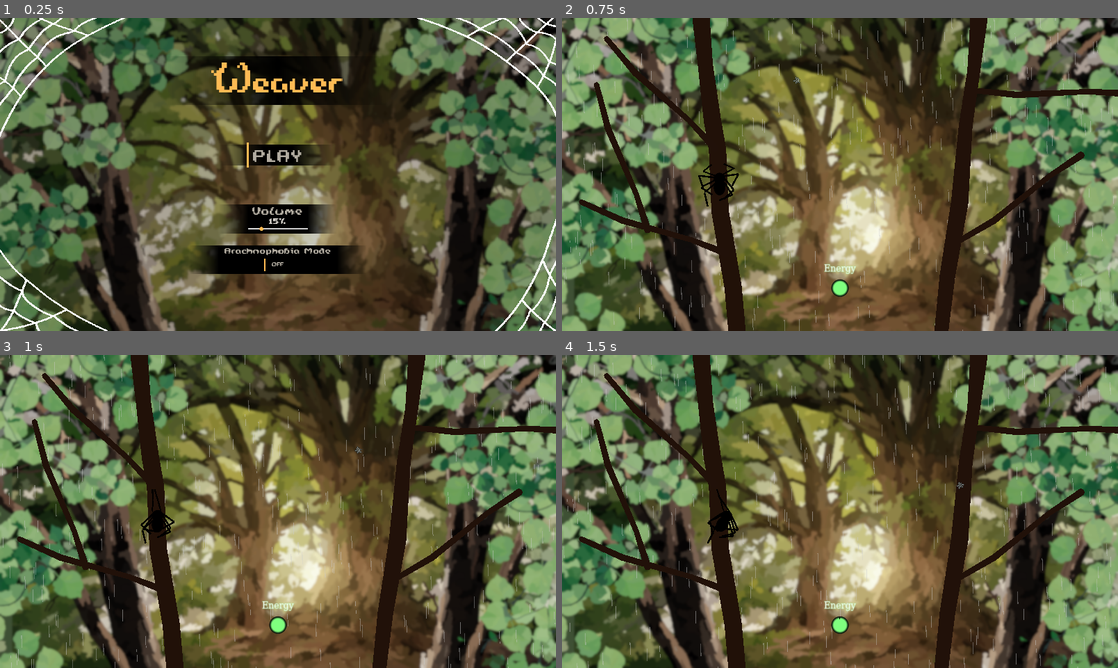
Above: before the commit, frames 1-4 (two rows, left to right).
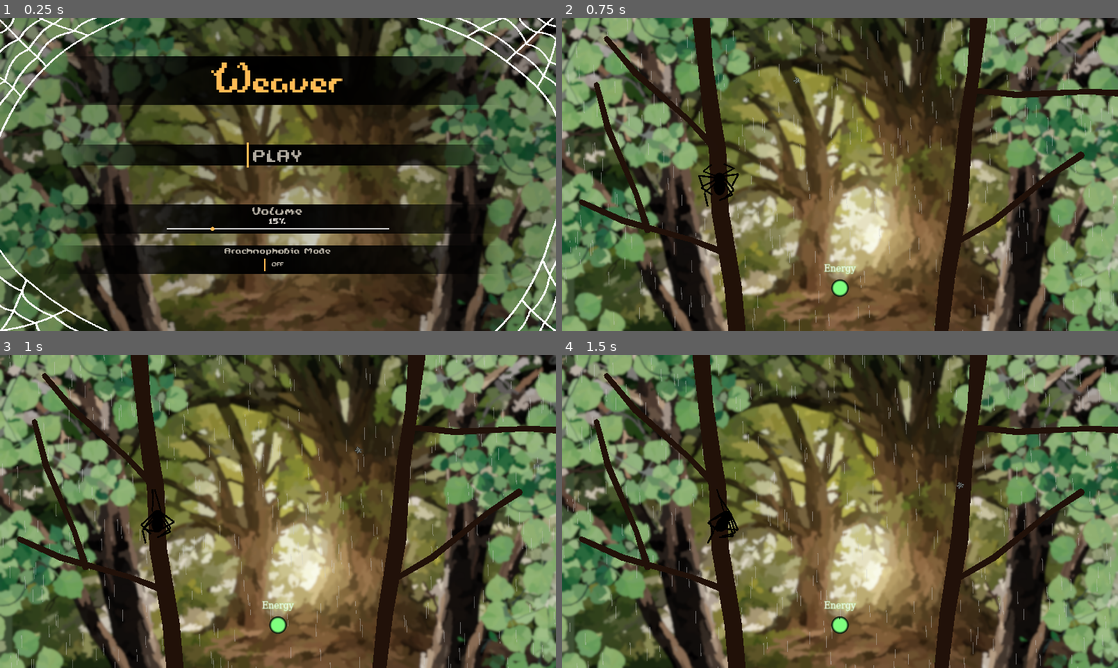
Above: after the commit, the same moments.

Repository: InRe-Dan/ld56
Game: Godot game, scene res://menus/main_menu.tscn
Same seed, same stepped clock (60 frames per second), same inputs: the game is played once before the commit and once after it. The engine's default icon, where the game draws it, is replaced by a stand-in: a white triangle on a blue panel in a dark square.
Inputs (mouse positions are in pixels of both pictures, inside the frame that each line leads up to):
- Up to frame 1 (0.25 s): no input
- Up to frame 2 (0.75 s): click "PLAY" at 0.5 s
- Up to frame 3 (1 s): no input
- Up to frame 4 (1.5 s): move the mouse to (962, 495) at 1.27 s; hold D (move_right) from 1.28 s (still down); hold Right mouse button (destroy_web) from 1.28 s (still down)

The runs differ from the first frame. In frame 1, 18% of the frame differs, in the area x 12-88%, y 12-82%; in frame 2, nothing differs; in frame 3, nothing differs; in frame 4, nothing differs.

Commit message:
Menu tweaks

Diff:
--- a/menus/main_menu.tscn
+++ b/menus/main_menu.tscn
@@ -9,21 +9,13 @@
 [ext_resource type="FontFile" uid="uid://cirh71bjgndnf" path="res://resources/theme/fonts/NotJamScrawl9.ttf" id="5_nf1vp"]
 
 [sub_resource type="Gradient" id="Gradient_23x0y"]
-offsets = PackedFloat32Array(0.3, 0.5, 0.7)
-colors = PackedColorArray(0, 0, 0, 0, 0, 0, 0, 1, 0, 0, 0, 0)
+offsets = PackedFloat32Array(0.1, 0.166667, 0.333333, 0.5, 0.666667, 0.833333, 0.9)
+colors = PackedColorArray(0, 0, 0, 0, 0, 0, 0, 0.5, 0, 0, 0, 0.875, 0, 0, 0, 1, 0, 0, 0, 0.875, 0, 0, 0, 0.5, 0, 0, 0, 0)
 metadata/_snap_enabled = true
+metadata/_snap_count = 12
 
 [sub_resource type="GradientTexture1D" id="GradientTexture1D_wu63y"]
 gradient = SubResource("Gradient_23x0y")
-width = 512
-
-[sub_resource type="Gradient" id="Gradient_dric6"]
-offsets = PackedFloat32Array(0.1, 0.4, 0.6, 0.9)
-colors = PackedColorArray(0, 0, 0, 0, 0, 0, 0, 1, 0, 0, 0, 1, 0, 0, 0, 0)
-metadata/_snap_enabled = true
-
-[sub_resource type="GradientTexture1D" id="GradientTexture1D_huigv"]
-gradient = SubResource("Gradient_dric6")
 width = 512
 
 [sub_resource type="StyleBoxLine" id="StyleBoxLine_syjvi"]
@@ -53,15 +45,6 @@
 thickness = 6
 vertical = true
 
-[sub_resource type="Gradient" id="Gradient_qqoqr"]
-offsets = PackedFloat32Array(0.1, 0.3, 0.7, 0.9)
-colors = PackedColorArray(0, 0, 0, 0, 0, 0, 0, 1, 0, 0, 0, 1, 0, 0, 0, 0)
-metadata/_snap_enabled = true
-
-[sub_resource type="GradientTexture1D" id="GradientTexture1D_tftsn"]
-gradient = SubResource("Gradient_qqoqr")
-width = 512
-
 [sub_resource type="StyleBoxEmpty" id="StyleBoxEmpty_y6ydl"]
 content_margin_top = 8.0
 
@@ -98,15 +81,6 @@
 color = Color(0.8, 0.8, 0.8, 1)
 thickness = 4
 
-[sub_resource type="Gradient" id="Gradient_oi0wb"]
-offsets = PackedFloat32Array(0.2, 0.3, 0.7, 0.8)
-colors = PackedColorArray(0, 0, 0, 0, 0, 0, 0, 1, 0, 0, 0, 1, 0, 0, 0, 0)
-metadata/_snap_enabled = true
-
-[sub_resource type="GradientTexture1D" id="GradientTexture1D_lhc6m"]
-gradient = SubResource("Gradient_oi0wb")
-width = 1024
-
 [node name="MainMenu" type="Control"]
 texture_filter = 1
 layout_mode = 3
@@ -125,15 +99,6 @@
 offset_bottom = 540.0
 texture = ExtResource("3_gcmmp")
 
-[node name="Border" type="TextureRect" parent="."]
-layout_mode = 1
-anchors_preset = 15
-anchor_right = 1.0
-anchor_bottom = 1.0
-grow_horizontal = 2
-grow_vertical = 2
-texture = ExtResource("4_x3dha")
-
 [node name="VBoxContainer" type="VBoxContainer" parent="."]
 layout_mode = 1
 anchors_preset = 15
@@ -171,8 +136,7 @@
 [node name="PlayButton" type="TextureRect" parent="VBoxContainer"]
 custom_minimum_size = Vector2(256, 72)
 layout_mode = 2
-size_flags_horizontal = 4
-texture = SubResource("GradientTexture1D_huigv")
+texture = SubResource("GradientTexture1D_wu63y")
 
 [node name="PlayButton" type="Button" parent="VBoxContainer/PlayButton"]
 layout_mode = 1
@@ -206,8 +170,7 @@
 [node name="VolumeSlider" type="TextureRect" parent="VBoxContainer"]
 custom_minimum_size = Vector2(512, 100)
 layout_mode = 2
-size_flags_horizontal = 4
-texture = SubResource("GradientTexture1D_tftsn")
+texture = SubResource("GradientTexture1D_wu63y")
 
 [node name="Label" type="Label" parent="VBoxContainer/VolumeSlider"]
 layout_mode = 1
@@ -266,8 +229,7 @@
 [node name="ArachnophobiaMode" type="TextureRect" parent="VBoxContainer"]
 custom_minimum_size = Vector2(1024, 100)
 layout_mode = 2
-size_flags_horizontal = 4
-texture = SubResource("GradientTexture1D_lhc6m")
+texture = SubResource("GradientTexture1D_wu63y")
 
 [node name="Label" type="Label" parent="VBoxContainer/ArachnophobiaMode"]
 layout_mode = 1
@@ -307,6 +269,16 @@
 theme_override_styles/normal = SubResource("StyleBoxLine_kdcgq")
 text = "Off"
 
+[node name="Border" type="TextureRect" parent="."]
+layout_mode = 1
+anchors_preset = 15
+anchor_right = 1.0
+anchor_bottom = 1.0
+grow_horizontal = 2
+grow_vertical = 2
+mouse_filter = 2
+texture = ExtResource("4_x3dha")
+
 [connection signal="pressed" from="VBoxContainer/PlayButton/PlayButton" to="." method="_on_play_button_pressed"]
 [connection signal="value_changed" from="VBoxContainer/VolumeSlider/Volume" to="." method="_on_volume_value_changed"]
 [connection signal="pressed" from="VBoxContainer/ArachnophobiaMode/PhobiaButton" to="." method="_on_phobia_button_pressed"]
Not shown: 1 places in menus/main_menu.tscn that only renumber resources
